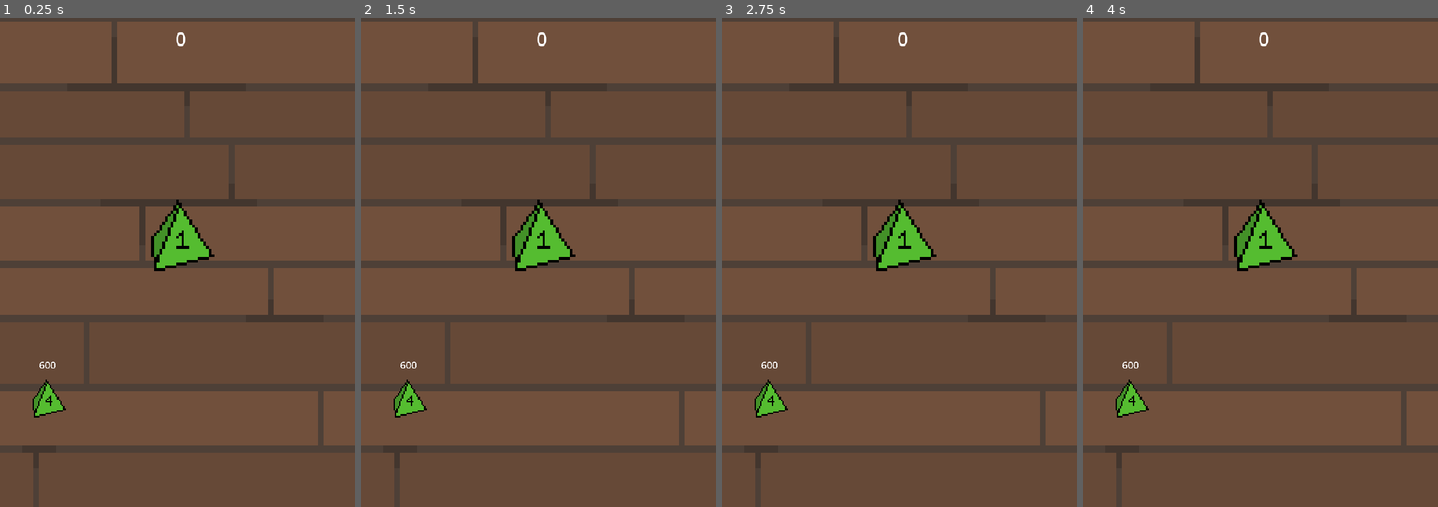
Above: before the commit, frames 1-4 (left to right).
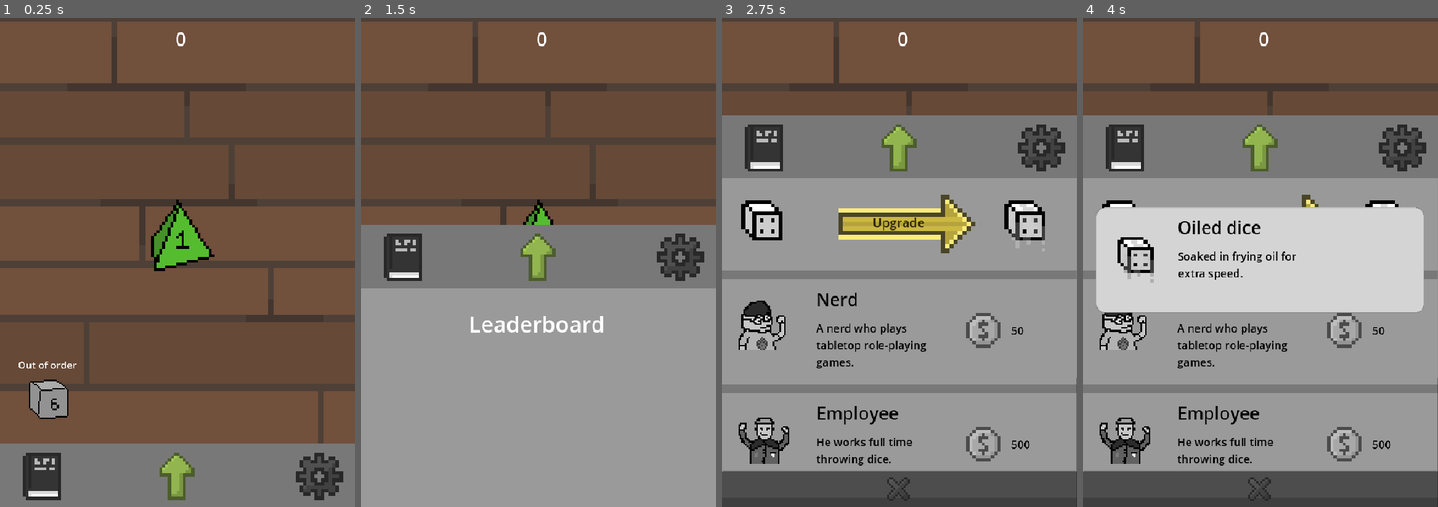
Above: after the commit, the same moments.

Repository: redsilvernight/DiceClicker
Game: Godot game, scene res://Scene/main.tscn
The game is run twice, just before and just after one commit, with the same random seed, the same clock (stepped at 60 frames per second) and the same inputs.
Inputs (mouse positions are in pixels of both pictures, inside the frame that each line leads up to):
- Up to frame 1 (0.25 s): no input
- Up to frame 2 (1.5 s): click (414, 404) at 0.5 s, where only the run before the commit has a clickable "600"; click (403, 477) at 1.27 s
- Up to frame 3 (2.75 s): click (899, 150) at 2.02 s
- Up to frame 4 (4 s): click (1416, 223) at 2.77 s; click (1416, 223) at 3.52 s

The runs differ from the first frame. In frame 1, 14% of the frame differs, in the area x 0-100%, y 70-100%; in frame 2, 58%; in frame 3, 80%, in the area x 0-100%, y 19-100%; in frame 4, 80%.
Error before the commit: Parse Error: Too many arguments for "addDice()" call. Expected at most 0 but received 1. (res://Script/Hud/hud.gd:52)

Commit message:
leaderboard scene correction

Diff:
--- a/Scene/leaderboard.tscn
+++ b/Scene/leaderboard.tscn
@@ -1,4 +1,6 @@
-[gd_scene format=3 uid="uid://c03t1uln78it3"]
+[gd_scene load_steps=2 format=3 uid="uid://c03t1uln78it3"]
+
+[ext_resource type="Script" uid="uid://hey26lebexyo" path="res://Script/Hud/leaderboard.gd" id="1_xr8rx"]
 
 [node name="Leaderboard" type="Control"]
 layout_mode = 3
@@ -7,6 +9,7 @@
 anchor_bottom = 1.0
 grow_horizontal = 2
 grow_vertical = 2
+script = ExtResource("1_xr8rx")
 
 [node name="ColorRect" type="ColorRect" parent="."]
 layout_mode = 0
@@ -25,11 +28,10 @@
 horizontal_alignment = 1
 autowrap_mode = 2
 
-[node name="Label2" type="Label" parent="ColorRect"]
+[node name="ScrollContainer" type="ScrollContainer" parent="ColorRect"]
 layout_mode = 0
-offset_top = 130.0
-offset_right = 648.0
-offset_bottom = 811.0
+offset_right = 40.0
+offset_bottom = 40.0
 
 [node name="Control" type="Control" parent="ColorRect/ScrollContainer"]
 layout_mode = 2
@@ -37,8 +39,9 @@
 [node name="ConnexionMenu" type="VBoxContainer" parent="ColorRect/ScrollContainer/Control"]
 visible = false
 layout_mode = 0
+offset_top = 167.0
 offset_right = 648.0
-offset_bottom = 648.0
+offset_bottom = 815.0
 
 [node name="Buttons" type="HBoxContainer" parent="ColorRect/ScrollContainer/Control/ConnexionMenu"]
 layout_mode = 2
@@ -55,6 +58,7 @@
 text = "Sign In"
 
 [node name="SignUpMenu" type="VBoxContainer" parent="ColorRect/ScrollContainer/Control/ConnexionMenu"]
+visible = false
 layout_mode = 2
 theme_override_constants/separation = 19
 
@@ -63,14 +67,6 @@
 theme_override_font_sizes/font_size = 31
 text = "Sign Up"
 horizontal_alignment = 1
-
-[node name="email" type="TextEdit" parent="ColorRect/ScrollContainer/Control/ConnexionMenu/SignUpMenu"]
-visible = false
-custom_minimum_size = Vector2(500, 50)
-layout_mode = 2
-size_flags_horizontal = 4
-theme_override_font_sizes/font_size = 26
-placeholder_text = "Enter your email adress"
 
 [node name="username" type="TextEdit" parent="ColorRect/ScrollContainer/Control/ConnexionMenu/SignUpMenu"]
 custom_minimum_size = Vector2(500, 50)
@@ -143,13 +139,4 @@
 text = "Sign in"
 
 [node name="Leaderboard" type="VBoxContainer" parent="ColorRect/ScrollContainer/Control"]
-visible = false
 layout_mode = 0
-offset_top = 139.0
-offset_right = 648.0
-offset_bottom = 681.0
-
-[connection signal="pressed" from="ColorRect/ScrollContainer/Control/ConnexionMenu/Buttons/SignUpMenuButton" to="." method="_on_sign_up_menu_button_pressed"]
-[connection signal="pressed" from="ColorRect/ScrollContainer/Control/ConnexionMenu/Buttons/SignInMenuButton" to="." method="_on_sign_in_menu_button_pressed"]
-[connection signal="pressed" from="ColorRect/ScrollContainer/Control/ConnexionMenu/SignUpMenu/SignUpButton" to="." method="_on_sign_up_button_pressed"]
-[connection signal="pressed" from="ColorRect/ScrollContainer/Control/ConnexionMenu/SignInMenu/signInButton" to="." method="_on_sign_in_button_pressed"]
--- a/Script/Hud/hud.gd
+++ b/Script/Hud/hud.gd
@@ -49,7 +49,7 @@
 	tween.tween_callback(popup.queue_free).set_delay(1.0)
 
 func _on_add_dice_pressed() -> void:
-	Global.addDice(dice_upgrade_price)
+	Global.addDice()
 	updateScore(load("res://Asset/Icon/dice_plus.png"), -dice_upgrade_price)
 
 func _on_add_dice_face_pressed() -> void:
Not shown, added: Script/Hud/leaderboard.gd.uid
